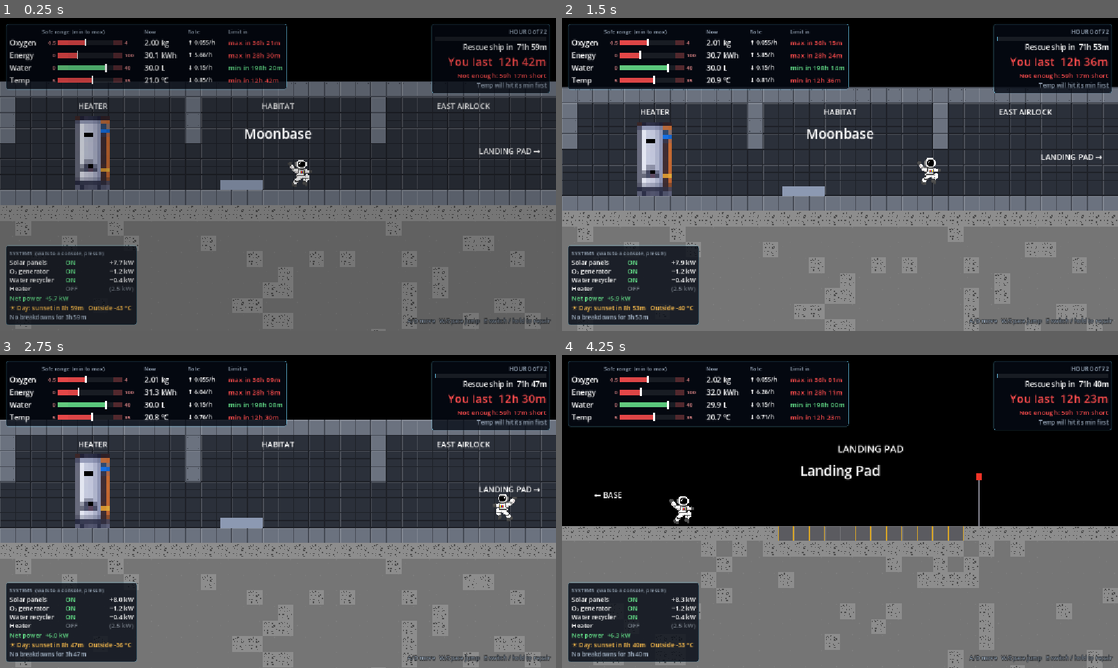
Above: before the commit, frames 1-4 (two rows, left to right).
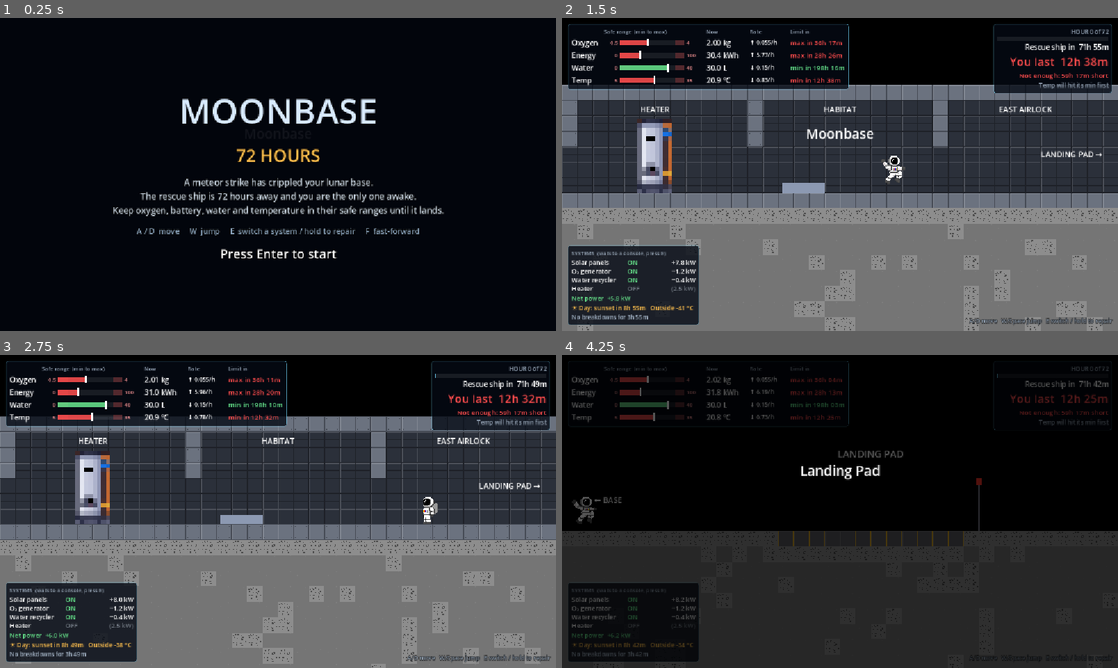
Above: after the commit, the same moments.

Repository: kushmdesai/72-Hours
Game: Godot game, scene res://scenes/main.tscn
Same seed, same stepped clock (60 frames per second), same inputs: the game is played once before the commit and once after it.
Inputs (mouse positions are in pixels of both pictures, inside the frame that each line leads up to):
- Up to frame 1 (0.25 s): no input
- Up to frame 2 (1.5 s): tap Enter (ui_accept) at 0.5 s; move the mouse to (962, 158) at 0.52 s; hold Enter (ui_accept) 0.53-1.28 s; hold D (move_right) from 0.53 s (still down); click (962, 158) at 0.67 s; tap W (jump) at 0.77, 0.8, 1.07, 1.35 s; move the mouse to (728, 190) at 1.27 s; click (728, 190) at 1.42 s
- Up to frame 3 (2.75 s): tap W (jump) at 1.52, 1.82, 2.3 s; tap Enter (ui_accept) at 1.55 s; move the mouse to (333, 442) at 2.02 s; release D (move_right) at 2.03 s; hold A (move_left) from 2.03 s (still down); hold E (interact) from 2.03 s (still down); click (333, 442) at 2.17 s
- Up to frame 4 (4.25 s): move the mouse to (812, 574) at 2.77 s; release A (move_left) at 2.78 s; release E (interact) at 2.78 s; hold D (move_right) from 2.78 s (still down); tap Enter (ui_accept) at 2.85 s; click (812, 574) at 2.92 s; tap W (jump) at 3.02, 3.32, 3.77, 3.8, 4.07 s; tap E (interact) at 3.5 s; move the mouse to (1006, 558) at 3.52 s; hold Enter (ui_accept) from 3.53 s (still down); click (1006, 558) at 3.67 s; tap R (restart) at 4.15 s

The runs differ from the first frame. In frame 1, 72% of the frame differs, in the area x 0-100%, y 2-100%; in frame 2, 7.9%; in frame 3, 8.6%; in frame 4, 49%.

Commit message:
Add a start screen and WASTED / SURVIVED endings
The game now opens paused on a title screen with the story and controls;
Enter, Space or a click starts it, and R restarts skip it. The end panel
gets a big red WASTED or green SURVIVED title on its own layer above the
location name.

Co-Authored-By: Claude Opus 5.5 (1M context) <noreply@anthropic.com>

Diff:
--- a/scripts/main.gd
+++ b/scripts/main.gd
@@ -18,6 +18,7 @@
 
 func _ready() -> void:
 	add_child(SystemsController.new())
+	add_child(StartScreen.new())
 	_enter(start_location)
 	var start := current.get_node_or_null("PlayerStart") as Node2D
 	if start:
--- /dev/null
+++ b/scripts/start_screen.gd
@@ -0,0 +1,80 @@
+class_name StartScreen
+extends CanvasLayer
+## Title screen shown when the game first launches. It pauses the game (so the
+## Base model's clock doesn't run) until the player presses Enter, Space or clicks.
+## Restarting with R after an ending skips it and goes straight back in.
+
+## True once the player has started a run, so scene reloads don't show it again.
+static var started := false
+
+var _hint: Label
+var _blink := 0.0
+
+
+func _ready() -> void:
+	if started:
+		queue_free()
+		return
+	layer = 20
+	process_mode = Node.PROCESS_MODE_ALWAYS
+	_build()
+	get_tree().paused = true
+
+
+func _process(delta: float) -> void:
+	_blink = fmod(_blink + delta, 1.2)
+	_hint.modulate.a = 1.0 if _blink < 0.8 else 0.25
+
+
+func _unhandled_input(event: InputEvent) -> void:
+	var pressed := event.is_action_pressed("ui_accept")
+	if event is InputEventMouseButton and event.pressed:
+		pressed = true
+	if pressed:
+		get_viewport().set_input_as_handled()
+		_start()
+
+
+func _start() -> void:
+	started = true
+	get_tree().paused = false
+	queue_free()
+
+
+func _build() -> void:
+	var bg := ColorRect.new()
+	bg.color = Color(0.01, 0.02, 0.05, 0.94)
+	bg.set_anchors_preset(Control.PRESET_FULL_RECT)
+	add_child(bg)
+
+	var box := VBoxContainer.new()
+	box.set_anchors_preset(Control.PRESET_CENTER)
+	box.grow_horizontal = Control.GROW_DIRECTION_BOTH
+	box.grow_vertical = Control.GROW_DIRECTION_BOTH
+	box.alignment = BoxContainer.ALIGNMENT_CENTER
+	box.add_theme_constant_override("separation", 18)
+	add_child(box)
+
+	box.add_child(_label("MOONBASE", 72, Color(0.85, 0.92, 1.0)))
+	box.add_child(_label("72 HOURS", 36, Color(1.0, 0.75, 0.3)))
+	box.add_child(_label(
+		"A meteor strike has crippled your lunar base.\n"
+		+ "The rescue ship is 72 hours away and you are the only one awake.\n"
+		+ "Keep oxygen, battery, water and temperature in their safe ranges until it lands.",
+		18, Color(0.8, 0.85, 0.9)))
+	box.add_child(_label(
+		"A / D  move     W  jump     E  switch a system / hold to repair     F  fast-forward",
+		16, Color(0.55, 0.65, 0.75)))
+	_hint = _label("Press Enter to start", 26, Color.WHITE)
+	box.add_child(_hint)
+
+
+func _label(text: String, size: int, color: Color) -> Label:
+	var l := Label.new()
+	l.text = text
+	l.horizontal_alignment = HORIZONTAL_ALIGNMENT_CENTER
+	l.add_theme_font_size_override("font_size", size)
+	l.add_theme_color_override("font_color", color)
+	l.add_theme_color_override("font_outline_color", Color.BLACK)
+	l.add_theme_constant_override("outline_size", 6)
+	return l
--- a/scripts/systems_controller.gd
+++ b/scripts/systems_controller.gd
@@ -57,6 +57,7 @@
 var _alert: Label
 var _end_panel: PanelContainer
 var _end_label: Label
+var _end_title: Label
 var _blink := 0.0
 var _drops: SupplyDrops
 var _toasts: Array[Dictionary] = []
@@ -89,7 +90,7 @@
 
 func _process(delta: float) -> void:
 	if get_tree().paused:
-		if Input.is_action_just_pressed("restart"):
+		if _end_panel.visible and Input.is_action_just_pressed("restart"):
 			_restart()
 		return
 	_blink = fmod(_blink + delta, 1.0)
@@ -348,6 +349,9 @@
 	text += "\n\nScore %d  (%dh survived, %d repairs, %d pods%s)" % [
 		score, int(Base.hour), _repairs, _drops.collected, ", rescued" if won else ""]
 	text += "\nNEW BEST!" if record else "\nBest %d" % best
+	_end_title.text = "SURVIVED" if won else "WASTED"
+	_end_title.add_theme_color_override("font_color",
+		Color(0.4, 1.0, 0.55) if won else Color(0.9, 0.12, 0.1))
 	_end_label.text = text + "\n\nPress R to try again"
 	_end_panel.visible = true
 	_prompt.visible = false
@@ -450,11 +454,24 @@
 	style.set_corner_radius_all(6)
 	_end_panel.add_theme_stylebox_override("panel", style)
 	_end_panel.visible = false
-	layer.add_child(_end_panel)
+	# Its own layer above the location-name overlay (10) so nothing covers it.
+	var end_layer := CanvasLayer.new()
+	end_layer.layer = 11
+	add_child(end_layer)
+	end_layer.add_child(_end_panel)
+	var end_box := VBoxContainer.new()
+	end_box.add_theme_constant_override("separation", 12)
+	_end_panel.add_child(end_box)
+	_end_title = Label.new()
+	_end_title.horizontal_alignment = HORIZONTAL_ALIGNMENT_CENTER
+	_end_title.add_theme_font_size_override("font_size", 72)
+	_end_title.add_theme_color_override("font_outline_color", Color.BLACK)
+	_end_title.add_theme_constant_override("outline_size", 8)
+	end_box.add_child(_end_title)
 	_end_label = Label.new()
 	_end_label.horizontal_alignment = HORIZONTAL_ALIGNMENT_CENTER
 	_end_label.add_theme_font_size_override("font_size", 20)
-	_end_panel.add_child(_end_label)
+	end_box.add_child(_end_label)
 
 
 func _ensure_input_actions() -> void:
Not shown, added: scripts/start_screen.gd.uid
